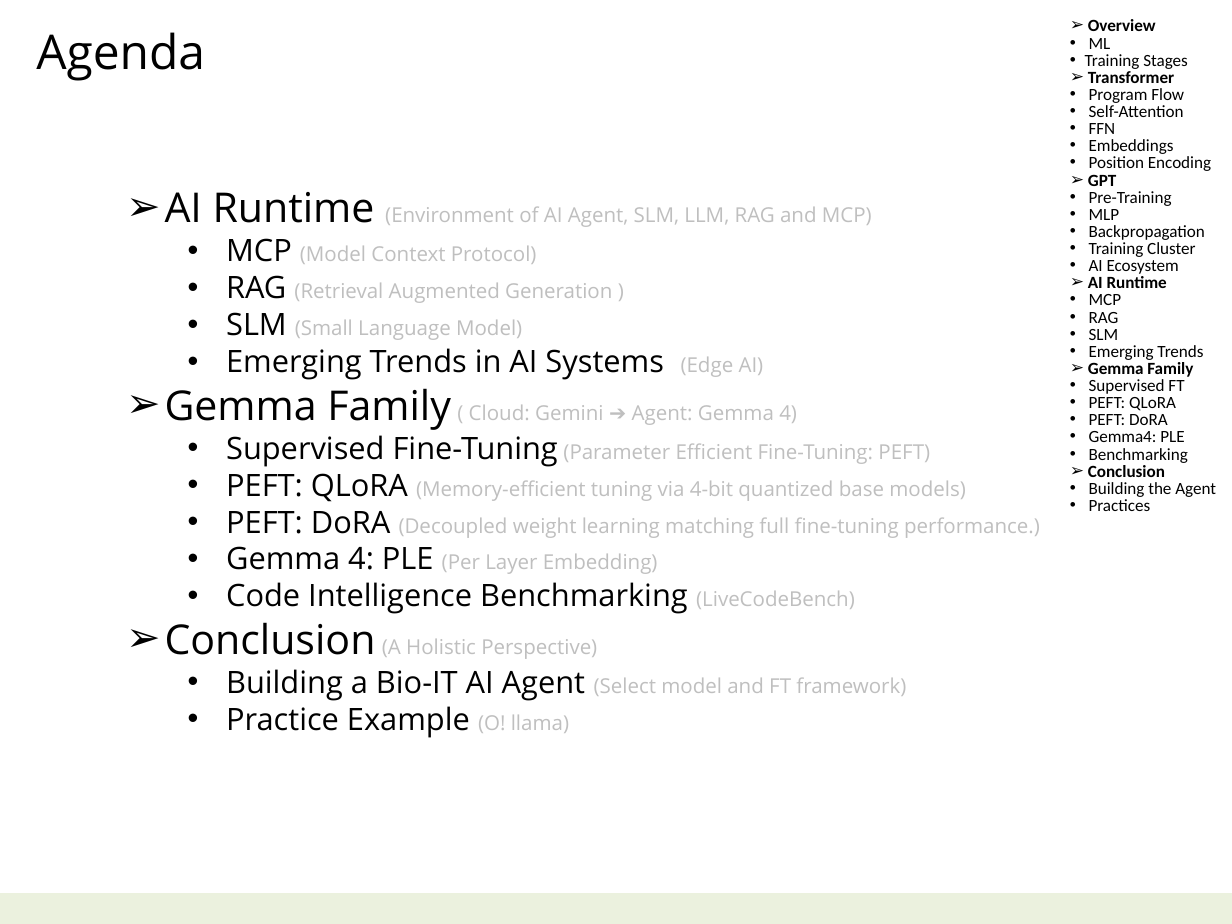
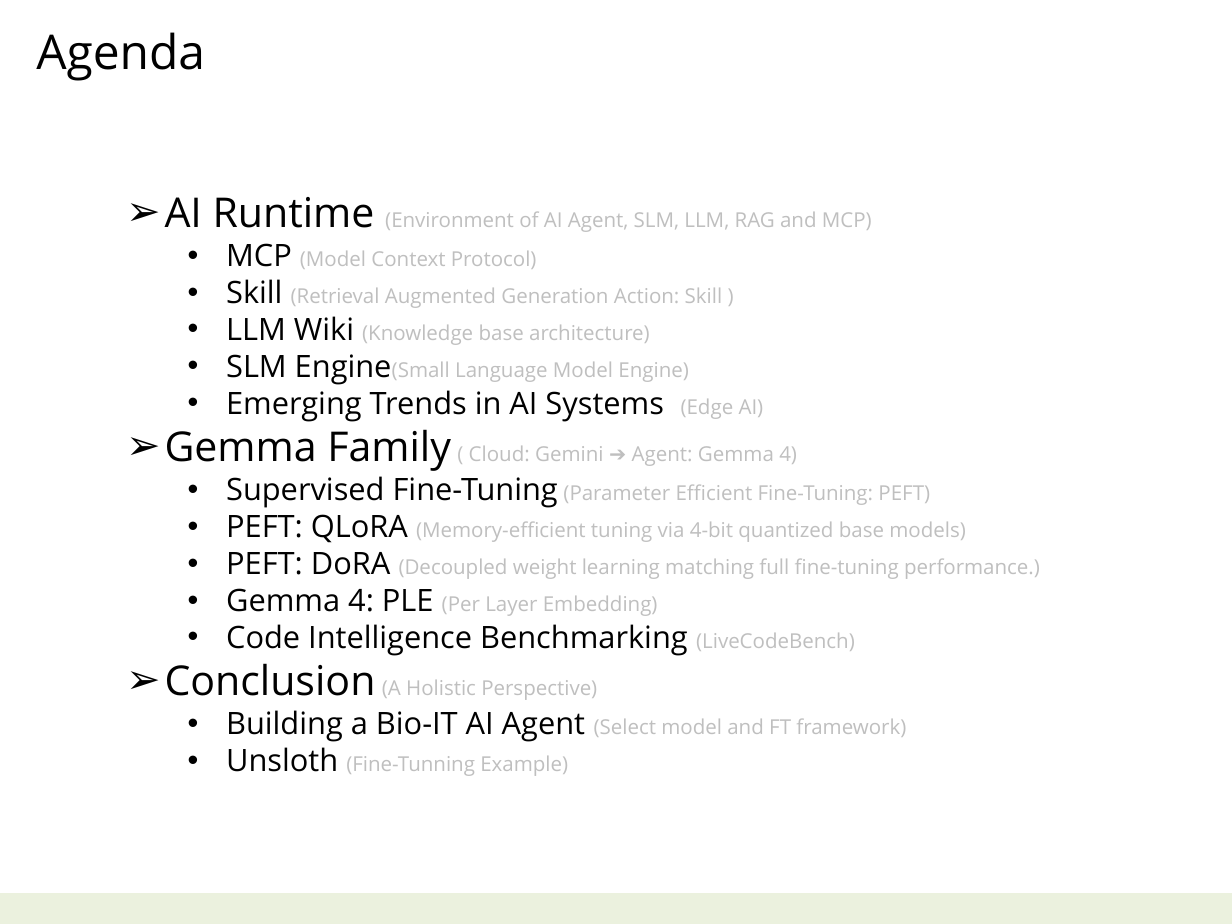
Before and after one commit to navibator/crazy-ai, a slide deck: slide 3 of ai.pptx. Drawn at 1232x924 pixels with LibreOffice and Linux fonts; fonts in the diff are those of the drawing. Boxes give left, top, right and bottom in pixels: in the first picture for what was removed or moved away, otherwise in the second. Text is boxed around its words. In the diff, an @@ line names an element or a change of style, - is before the commit and + after.

```diff
--- a/ai.pptx
+++ b/ai.pptx
@@ text removed at (1085, 19, 1216, 511) @@
-➢ Overview
-      • ML
-    • Training Stages
-➢ Transformer
-    • Program Flow
-    • Self-Attention
-    • FFN
-    • Embeddings
-    • Position Encoding
-➢ GPT
-    • Pre-Training
-    • MLP
-    • Backpropagation
-    • Training Cluster
-    • AI Ecosystem
-➢ AI Runtime
-    • MCP
-    • RAG
-    • SLM
-    • Emerging Trends
-➢ Gemma Family
-    • Supervised FT
-    • PEFT: QLoRA
-    • PEFT: DoRA
-    • Gemma4: PLE
-    • Benchmarking
-➢ Conclusion
-    • Building the Agent
-    • Practices
@@ text at (226, 279, 723, 385): text changed @@
-  • RAG (Retrieval Augmented Generation )
-  • SLM (Small Language Model)
+  • Skill (Retrieval Augmented Generation Action: Skill )
+  • LLM Wiki (Knowledge base architecture)
+  • SLM Engine(Small Language Model Engine)
@@ text at (226, 747, 568, 776): text changed; size 18 to 12 pt; text colour #000000 to #BFBFBF @@
-  • Practice Example (O! llama)
+  • Unsloth (Fine-Tunning Example)
```
Also in this commit, not shown: 1 other slide changed, 18 slides added, 1 slide removed, 1 other file.
